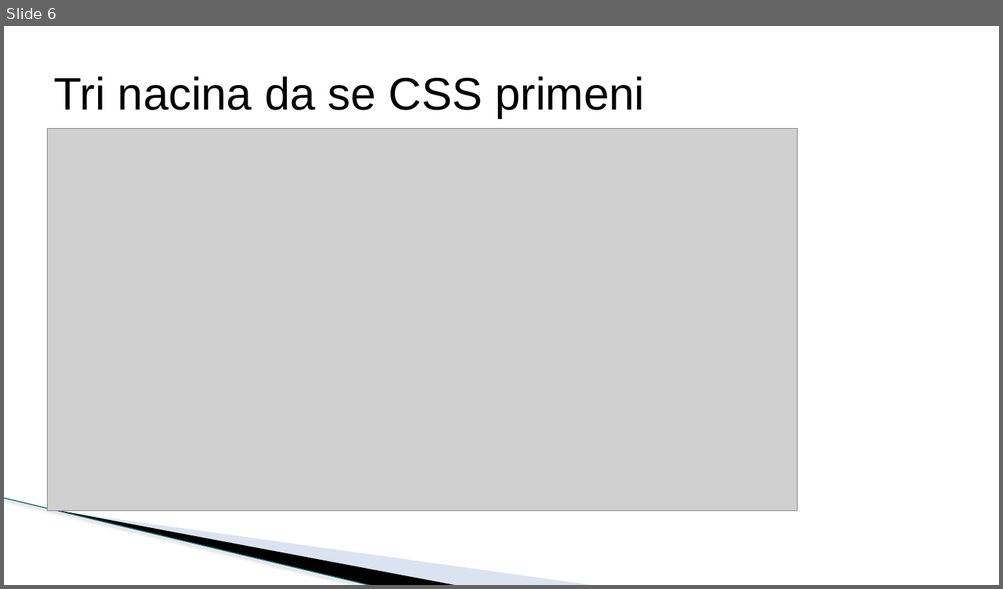
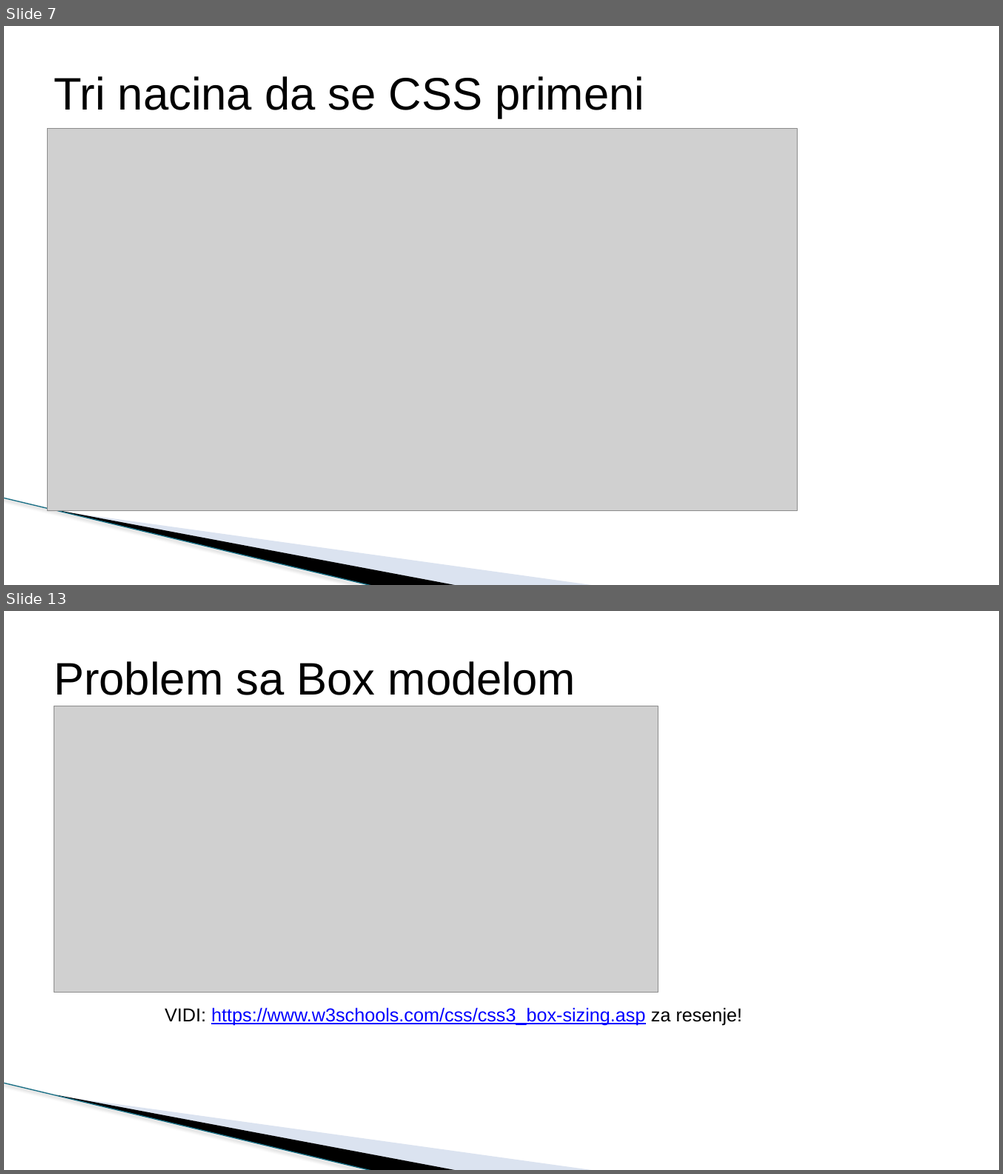
Before and after one commit to todalexcode/kurs-front-end, a slide deck: sesija-14/PPT/Front-End Developer-14.pptx. Shown one above the other, each under a label of ours: slide 6 before the commit, slides 7 and 13 after it; the slides between them are not shown. The pictures are 1003x589 and 1003x1174 pixels, drawn with LibreOffice and Linux fonts; fonts in the diff are those of the drawing; grey boxes stand for pictures; background and template pictures are left out. Boxes give left, top, right and bottom in pixels: in the first picture for what was removed or moved away, otherwise in the second. Text is boxed around its words. In the diff, an @@ line names an element or a change of style, - is before the commit and + after.

```diff
--- a/sesija-14/PPT/Front-End Developer-14.pptx
+++ b/sesija-14/PPT/Front-End Developer-14.pptx
@@ slide 13 added at bbox=[4, 611, 999, 1170], background #FFFFFF; not listed: 3 template elements that a slide beside it also shows @@
@@ title added at bbox=[54, 661, 575, 695], 44 pt, text #000000 @@
+Problem sa Box modelom
@@ picture added at bbox=[54, 706, 658, 992] @@
@@ text added at bbox=[165, 1008, 743, 1025], 18 pt, text #0000FF, underline @@
+VIDI: https://www.w3schools.com/css/css3_box-sizing.asp za resenje!
@@ what was slide 6 is now slide 7 @@
```
Also in this commit, not shown: 2 slides changed, 9 other slides added, 1 slide removed, 7 other files.
